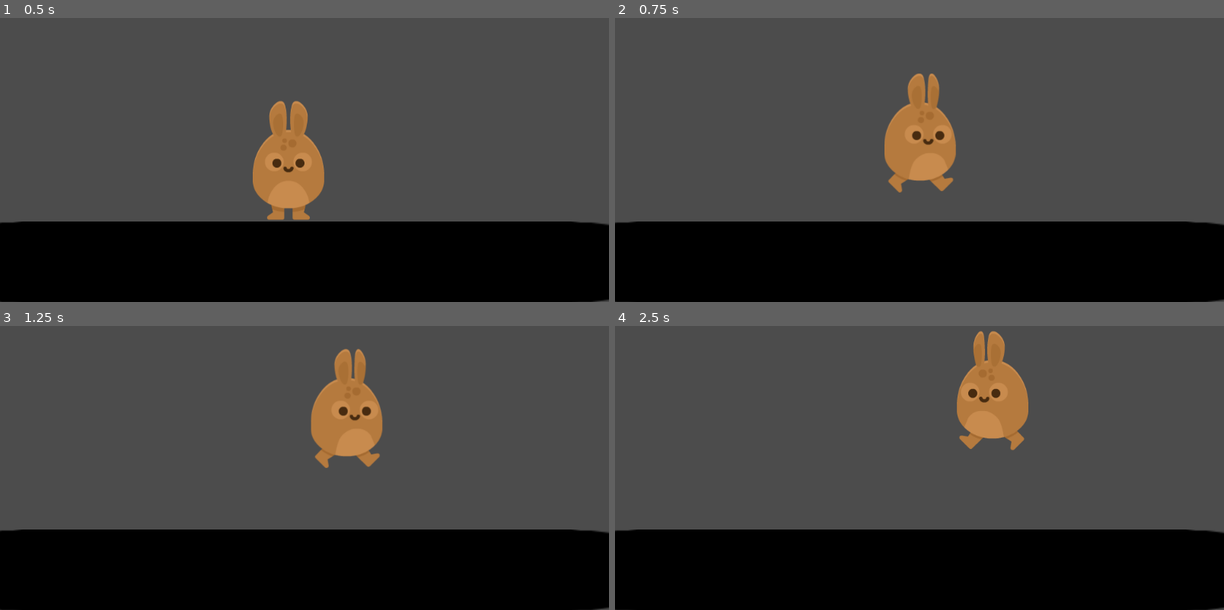
Above: before the commit, frames 1-4 (two rows, left to right).
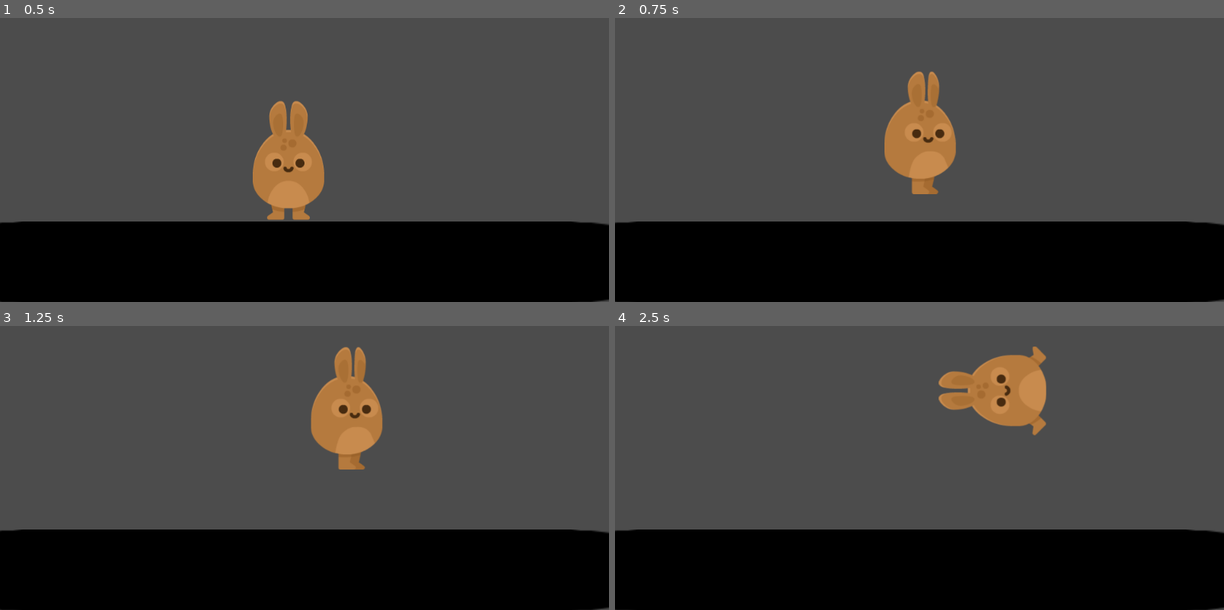
Above: after the commit, the same moments.

Repository: LeonardoMaidana/animaciones_en_godot
Game: Godot game, scene res://Scenes/Main.tscn
Same seed, same stepped clock (60 frames per second), same inputs: the game is played once before the commit and once after it. The engine's default icon, where the game draws it, is replaced by a stand-in: a white triangle on a blue panel in a dark square.
Inputs:
- Up to frame 1 (0.5 s): no input
- Up to frame 2 (0.75 s): tap Enter at 0.5 s; hold Right (ui_right) from 0.53 s (still down); tap Up (ui_up) at 0.6 s
- Up to frame 3 (1.25 s): keep holding Right (ui_right); tap Up (ui_up) at 0.77, 1.07 s
- Up to frame 4 (2.5 s): tap Up (ui_up) at 1.35, 1.52, 1.82, 2.1 s; release Right (ui_right) at 2.03 s; hold Left (ui_left) from 2.03 s (still down)

Frame 1 is identical in both runs. In frame 2, 0.7% of the frame differs, in the area x 44-56%, y 18-63%; in frame 3, 0.7%; in frame 4, 3.0%, in the area x 53-71%, y 1-44%.

Commit message:
Fix doble salto

Diff:
--- a/Nuevo Proyecto de Juego/Scenes/Player.tscn
+++ b/Nuevo Proyecto de Juego/Scenes/Player.tscn
@@ -17,12 +17,12 @@
 "name": "Idle",
 "speed": 5.0
 }, {
-"frames": [ ExtResource( 7 ), ExtResource( 8 ) ],
+"frames": [ ExtResource( 8 ), ExtResource( 7 ) ],
 "loop": true,
 "name": "Run",
 "speed": 5.0
 }, {
-"frames": [ ExtResource( 4 ), ExtResource( 3 ), ExtResource( 6 ), ExtResource( 5 ) ],
+"frames": [ ExtResource( 5 ), ExtResource( 6 ), ExtResource( 4 ), ExtResource( 3 ) ],
 "loop": true,
 "name": "DobleJump",
 "speed": 5.0
@@ -36,88 +36,12 @@
 [sub_resource type="RectangleShape2D" id=1]
 extents = Vector2( 60, 103 )
 
-[sub_resource type="Animation" id=4]
-resource_name = "DobleJump"
-length = 0.6
-tracks/0/type = "bezier"
-tracks/0/path = NodePath("SpritePJ:frame")
-tracks/0/interp = 1
-tracks/0/loop_wrap = true
-tracks/0/imported = false
-tracks/0/enabled = true
-tracks/0/keys = {
-"points": PoolRealArray( 0, -0.25, 0, 0.25, 0, 1, -0.25, 0, 0.25, 0, 2, -0.25, 0, 0.25, 0, 3, -0.25, 0, 0.25, 0 ),
-"times": PoolRealArray( 0, 0.1, 0.2, 0.3 )
-}
-
-[sub_resource type="Animation" id=8]
-resource_name = "Idle"
-length = 0.1
-tracks/0/type = "bezier"
-tracks/0/path = NodePath("SpritePJ:frame")
-tracks/0/interp = 1
-tracks/0/loop_wrap = true
-tracks/0/imported = false
-tracks/0/enabled = true
-tracks/0/keys = {
-"points": PoolRealArray( 0, -0.25, 0, 0.25, 0, 0, -0.25, 0, 0.25, 0 ),
-"times": PoolRealArray( 0, 0.1 )
-}
-
-[sub_resource type="Animation" id=7]
-resource_name = "Jumping"
-length = 0.1
-tracks/0/type = "bezier"
-tracks/0/path = NodePath("SpritePJ:frame")
-tracks/0/interp = 1
-tracks/0/loop_wrap = true
-tracks/0/imported = false
-tracks/0/enabled = true
-tracks/0/keys = {
-"points": PoolRealArray( 0, -0.25, 0, 0.25, 0, 0, -0.25, 0, 0.25, 0 ),
-"times": PoolRealArray( 0, 0.1 )
-}
-
-[sub_resource type="Animation" id=5]
-length = 0.001
-tracks/0/type = "bezier"
-tracks/0/path = NodePath("SpritePJ:frame")
-tracks/0/interp = 1
-tracks/0/loop_wrap = true
-tracks/0/imported = false
-tracks/0/enabled = true
-tracks/0/keys = {
-"points": PoolRealArray( 0, -0.25, 0, 0.25, 0 ),
-"times": PoolRealArray( 0 )
-}
-
-[sub_resource type="Animation" id=6]
-resource_name = "Run"
-length = 0.1
-tracks/0/type = "bezier"
-tracks/0/path = NodePath("SpritePJ:frame")
-tracks/0/interp = 1
-tracks/0/loop_wrap = true
-tracks/0/imported = false
-tracks/0/enabled = true
-tracks/0/keys = {
-"points": PoolRealArray( 0, -0.25, 0, 0.25, 0, 1, -0.25, 0, 0.25, 0 ),
-"times": PoolRealArray( 0, 0.1 )
-}
-
 [node name="Player" type="KinematicBody2D"]
 script = ExtResource( 1 )
 
 [node name="SpritePJ" type="AnimatedSprite" parent="."]
 frames = SubResource( 2 )
-animation = "Jumping"
+animation = "Idle"
 
 [node name="CollitionPJ" type="CollisionShape2D" parent="."]
 shape = SubResource( 1 )
-
-[node name="AnimationPlayer" type="AnimationPlayer" parent="."]
-anims/DobleJump = SubResource( 4 )
-anims/Idle = SubResource( 8 )
-anims/Jumping = SubResource( 7 )
-anims/RESET = SubResource( 5 )
-anims/Run = SubResource( 6 )
--- a/Nuevo Proyecto de Juego/Scripts/Player.gd
+++ b/Nuevo Proyecto de Juego/Scripts/Player.gd
@@ -13,7 +13,6 @@
 var velocity = Vector2(0,-1)
 var jumps = 0
 var jumpsMax = 2
-var suelo = true
 var jumpDouble = -300
 #implementacion de animaciones
 onready var animationPlayer = get_node("AnimationPlayer")
@@ -27,7 +26,6 @@
 	velocity.y += gravity
 	#idle
 func move():
-	var friction = false
 	if Input.is_action_pressed("ui_right"):
 
 		$SpritePJ.flip_h = false
@@ -39,32 +37,24 @@
 		velocity.x = max(velocity.x - moveSpeed, -maxSpeed)
 
 	else:
-		friction = true
 		velocity.x = 0
-	if velocity.x == 0:
-		$SpritePJ.animation = "Idle"
-	elif velocity.x > 0 or velocity.x < 0:
-		$SpritePJ.animation = "Run"
+	if velocity.x == 0 and jumps == 0:
+		$SpritePJ.play("Idle")
+	elif velocity.x > 0 or velocity.x < 0 and jumps == 0:
+		$SpritePJ.play("Run")
 
 	#si esta en el piso puede saltar(tambien doble salto)
 
 func jump():
-	var friction = false
 	if is_on_floor():
 		jumps = 0
-		suelo = true
-	if Input.is_action_just_pressed("ui_up") && jumps < jumpsMax:
-			suelo = false
-			if jumps == 0:
-				$SpritePJ.animation = "Jumping"
-				velocity.y = +jumpHeight
-				jumps += 1
-			elif jumps == 1:
-				$SpritePJ.animation = "DobleJump"
-				velocity.y = jumpDouble
-				jumps += 1
-	if friction == true:
-			velocity.x = lerp(velocity.x,0,0.5)
+	if Input.is_action_just_pressed("ui_up") and jumps == 0:
+		velocity.y = +jumpHeight
+		jumps += 1
+		$SpritePJ.play("Jumping")
 	else:
-		if friction == true:
-			velocity.x = lerp(velocity.x,0,0.01)
+		if Input.is_action_just_pressed("ui_up") and jumps == 1:
+			velocity.y = +jumpDouble
+			jumps += 1
+			$SpritePJ.play("DobleJump")
+	pass
Not shown: 1 places in Nuevo Proyecto de Juego/Scenes/Player.tscn that only renumber resources
